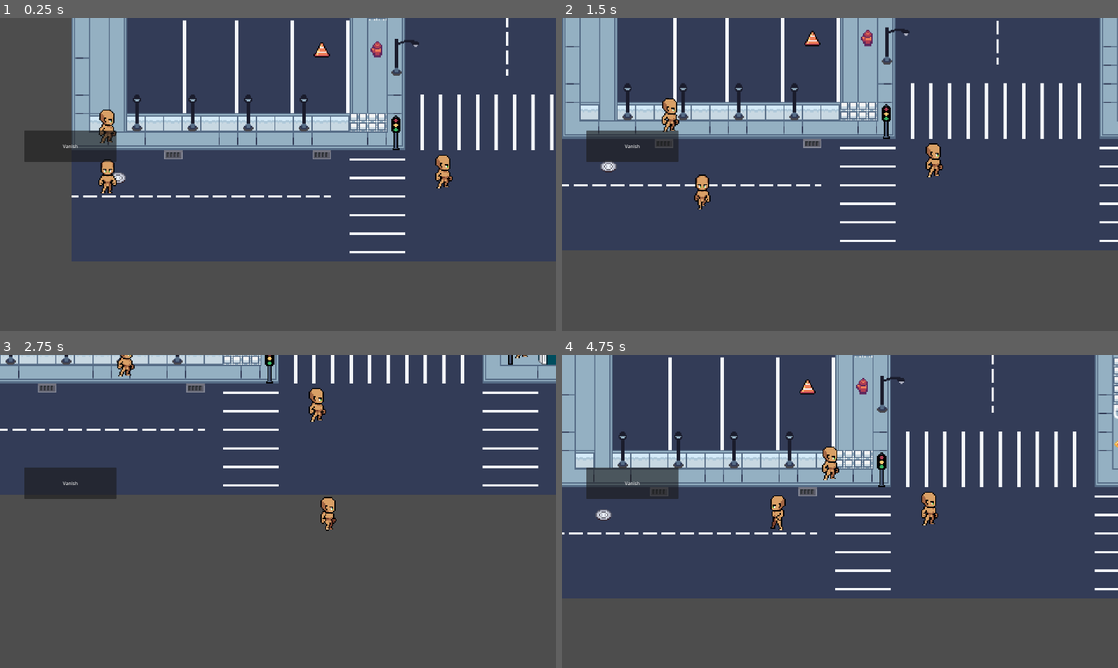
Above: before the commit, frames 1-4 (two rows, left to right).
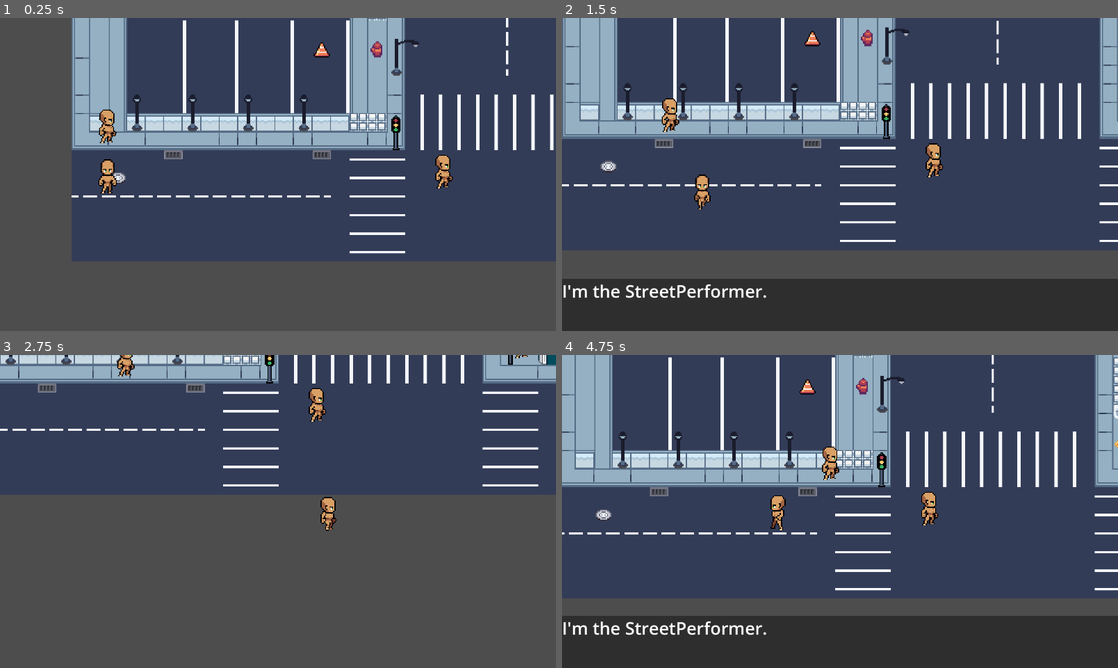
Above: after the commit, the same moments.

Repository: hoaxnt/envelhope-beta
Game: Godot game, scene res://Scenes/main_menu.tscn
The game is run twice, just before and just after one commit, with the same random seed, the same clock (stepped at 60 frames per second) and the same inputs.
Inputs:
- Up to frame 1 (0.25 s): no input
- Up to frame 2 (1.5 s): hold D 0.53-1.28 s; tap E (interact, bound only after the commit) at 0.6, 1.35 s; hold S from 1.28 s (still down)
- Up to frame 3 (2.75 s): release S at 2.03 s; hold D from 2.03 s (still down); hold Shift from 2.03 s (still down); tap E (interact, bound only after the commit) at 2.3 s
- Up to frame 4 (4.75 s): release D at 2.78 s; release Shift at 2.78 s; hold W 2.78-3.53 s; tap E (interact, bound only after the commit) at 2.85, 3.6, 4.55 s; hold A from 3.53 s (still down); tap Shift at 4.35 s

The runs differ from the first frame. In frame 1, 1.6% of the frame differs, in the area x 4-21%, y 36-46%; in frame 2, 18%; in frame 3, 1.6%; in frame 4, 18%, in the area x 0-100%, y 36-100%.
Error after the commit: Cannot call method 'get_child' on a null value. (res://Scripts/characters/npc_plaza/fruit_vendor/fruit_vendor.gd:11)

Commit message:
fix: guard script

Diff:
--- a/Scenes/chapters/chapter_2.tscn
+++ b/Scenes/chapters/chapter_2.tscn
@@ -23,7 +23,6 @@
 metadata/_edit_lock_ = true
 
 [node name="Player" parent="." instance=ExtResource("2_v6yd1")]
-z_index = 1
 position = Vector2(31, 661)
 
 [node name="Camera2D" type="Camera2D" parent="Player"]
@@ -67,6 +66,7 @@
 grow_vertical = 2
 
 [node name="Panel" type="Panel" parent="CanvasLayer/UI"]
+visible = false
 layout_mode = 1
 anchors_preset = 15
 anchor_right = 1.0
@@ -87,3 +87,25 @@
 grow_vertical = 2
 text = "Vanish"
 script = ExtResource("8_ei26i")
+
+[node name="Dialog" type="Panel" parent="CanvasLayer/UI"]
+visible = false
+layout_mode = 1
+anchors_preset = 12
+anchor_top = 1.0
+anchor_right = 1.0
+anchor_bottom = 1.0
+offset_top = -180.0
+grow_horizontal = 2
+grow_vertical = 0
+
+[node name="Label" type="Label" parent="CanvasLayer/UI/Dialog"]
+layout_mode = 1
+anchors_preset = 15
+anchor_right = 1.0
+anchor_bottom = 1.0
+grow_horizontal = 2
+grow_vertical = 2
+theme_override_font_sizes/font_size = 60
+text = "Greetings!"
+autowrap_mode = 2
--- a/Scenes/characters/npc_plaza/street_performer.tscn
+++ b/Scenes/characters/npc_plaza/street_performer.tscn
@@ -111,3 +111,4 @@
 horizontal_alignment = 1
 
 [connection signal="body_entered" from="." to="." method="_on_body_entered"]
+[connection signal="input_event" from="." to="." method="_on_input_event"]
--- a/Scripts/characters/npc_plaza/blind_vendor/blind_vendor.gd
+++ b/Scripts/characters/npc_plaza/blind_vendor/blind_vendor.gd
@@ -1,6 +1,7 @@
 extends Node
 
-
+var dialog_box
+var is_dialog_visible = false
 # Called when the node enters the scene tree for the first time.
 func _ready() -> void:
 	pass # Replace with function body.
--- a/Scripts/characters/npc_plaza/fruit_vendor/fruit_vendor.gd
+++ b/Scripts/characters/npc_plaza/fruit_vendor/fruit_vendor.gd
@@ -1,7 +1,16 @@
 extends Area2D
 
+var dialog_box
+var is_dialog_visible = false
 func _ready():
 		connect("body_entered", self._on_body_entered)
+
+func _input(event: InputEvent) -> void:
+	if event.is_action_released("interact"):
+		is_dialog_visible = !is_dialog_visible
+		dialog_box = get_parent().get_child(6).get_child(0).get_child(1)
+		dialog_box.get_child(0).text = "I'm the " + self.name + "."
+		dialog_box.visible = not is_dialog_visible
 
 func _on_body_entered(body):
 		if body.name == "Player":
--- a/Scripts/characters/npc_plaza/guard/guard.gd
+++ b/Scripts/characters/npc_plaza/guard/guard.gd
@@ -1,10 +1,19 @@
 extends Area2D
+
+var dialog_box
+var is_dialog_visible = false
 
 # Called when the node enters the scene tree for the first time.
 func _ready() -> void:
 	connect("body_entered", self._on_body_entered)
 	pass # Replace with function body.
 
+func _input(event: InputEvent) -> void:
+	if event.is_action_released("interact"):
+		is_dialog_visible = !is_dialog_visible
+		dialog_box = get_parent().get_child(6).get_child(0).get_child(1)
+		dialog_box.get_child(0).text = "I'm the " + self.name + "."
+		dialog_box.visible = not is_dialog_visible
 
 # Called every frame. 'delta' is the elapsed time since the previous frame.
 func _process(delta: float) -> void:
--- a/Scripts/characters/npc_plaza/street_performer/street_performer.gd
+++ b/Scripts/characters/npc_plaza/street_performer/street_performer.gd
@@ -1,10 +1,19 @@
 extends Area2D
 
+var dialog_box
+var is_dialog_visible = false
 # Called when the node enters the scene tree for the first time.
 func _ready() -> void:
 	connect("body_entered", self._on_body_entered)
 
 
+func _input(event: InputEvent) -> void:
+	if event.is_action_released("interact"):
+		is_dialog_visible = !is_dialog_visible
+		dialog_box = get_parent().get_child(6).get_child(0).get_child(1)
+		dialog_box.get_child(0).text = "I'm the " + self.name + "."
+		dialog_box.visible = not is_dialog_visible
+
 
 func _on_body_entered(player: PhysicsBody2D) -> void:
 	print("Hello " + player.name)
--- a/project.godot
+++ b/project.godot
@@ -29,6 +29,14 @@
 
 naming/script_name_casing=2
 
+[input]
+
+interact={
+"deadzone": 0.2,
+"events": [Object(InputEventKey,"resource_local_to_scene":false,"resource_name":"","device":-1,"window_id":0,"alt_pressed":false,"shift_pressed":false,"ctrl_pressed":false,"meta_pressed":false,"pressed":false,"keycode":0,"physical_keycode":69,"key_label":0,"unicode":101,"location":0,"echo":false,"script":null)
+]
+}
+
 [rendering]
 
 renderer/rendering_method="gl_compatibility"
